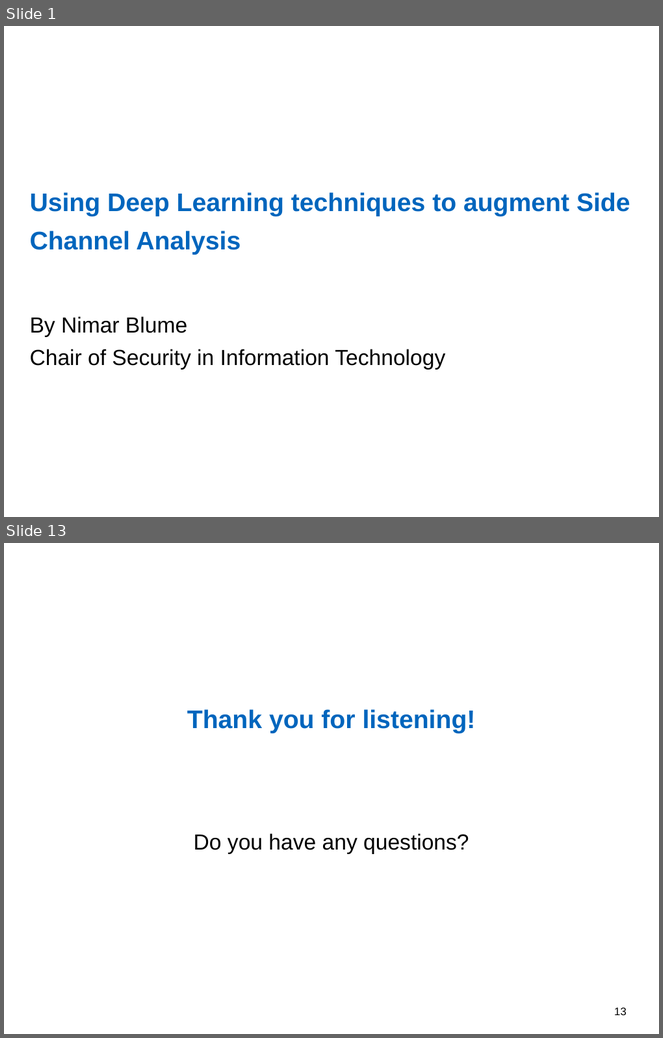
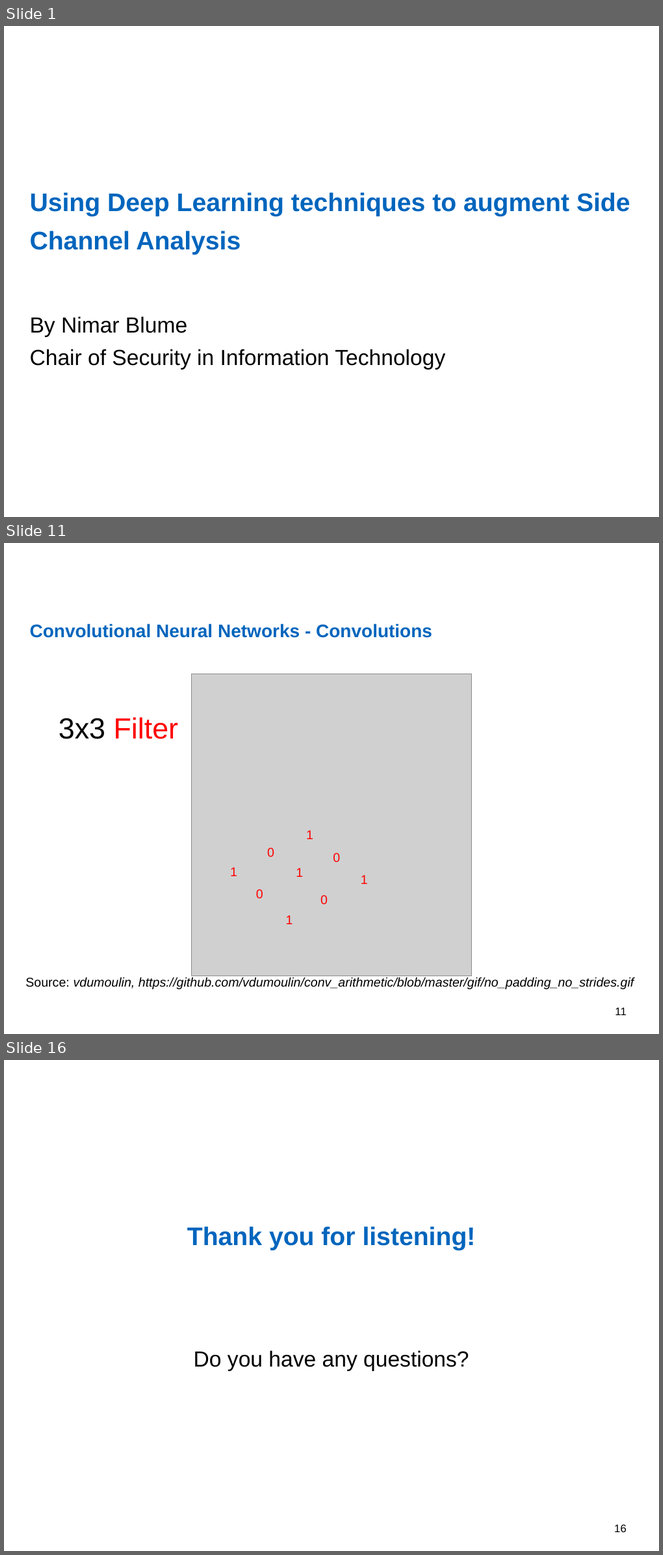
Before and after one commit to nimarb/deep-learning-sca-paper, a slide deck: deep-learning-sca-paper-presentation.pptx. Shown one above the other, each under a label of ours: slides 1 and 13 before the commit, slides 1, 11 and 16 after it; the slides between them are not shown. The pictures are 663x1038 and 663x1555 pixels, drawn with LibreOffice and Linux fonts; fonts in the diff are those of the drawing; grey boxes stand for pictures; background and template pictures are left out. Boxes give left, top, right and bottom in pixels: in the first picture for what was removed or moved away, otherwise in the second. Text is boxed around its words. In the diff, an @@ line names an element or a change of style, - is before the commit and + after.

```diff
--- a/deep-learning-sca-paper-presentation.pptx
+++ b/deep-learning-sca-paper-presentation.pptx
@@ slide 11 added at [4,543,659,1034], background #FFFFFF @@
@@ title added at [30,624,432,638], 20 pt, text #0065BD, bold @@
+Convolutional Neural Networks - Convolutions
@@ picture added at [191,674,471,977] @@
@@ text added at [59,717,178,739], 32 pt, text #FF0000 @@
+3x3 Filter
@@ text added at [306,830,313,839], 14 pt, text #FF0000 @@
+1
@@ text added at [267,848,274,857], 14 pt, text #FF0000 @@
+0
@@ text added at [333,853,340,862], 14 pt, text #FF0000 @@
+0
@@ text added at [230,867,237,876], 14 pt, text #FF0000 @@
+1
@@ text added at [296,868,303,877], 14 pt, text #FF0000 @@
+1
@@ text added at [256,889,263,899], 14 pt, text #FF0000 @@
+0
@@ text added at [361,875,368,884], 14 pt, text #FF0000 @@
+1
@@ text added at [321,895,328,904], 14 pt, text #FF0000 @@
+0
@@ text added at [286,915,293,925], 14 pt, text #FF0000 @@
+1
@@ text added at [25,977,634,990], 14 pt, text #000000, italic @@
+Source: vdumoulin, https://github.com/vdumoulin/conv_arithmetic/blob/master/gif/no_padding_no_strides.gif
@@ page number added at [615,1008,626,1016], 12 pt, text #000000 @@
+11
@@ what was slide 13 is now slide 16 @@
@@ page number at [614,1525,627,1533]: text changed @@
-13
+16
```
Also in this commit, not shown: 9 slides changed, 5 other slides added, 3 slides removed, 4 other files.
